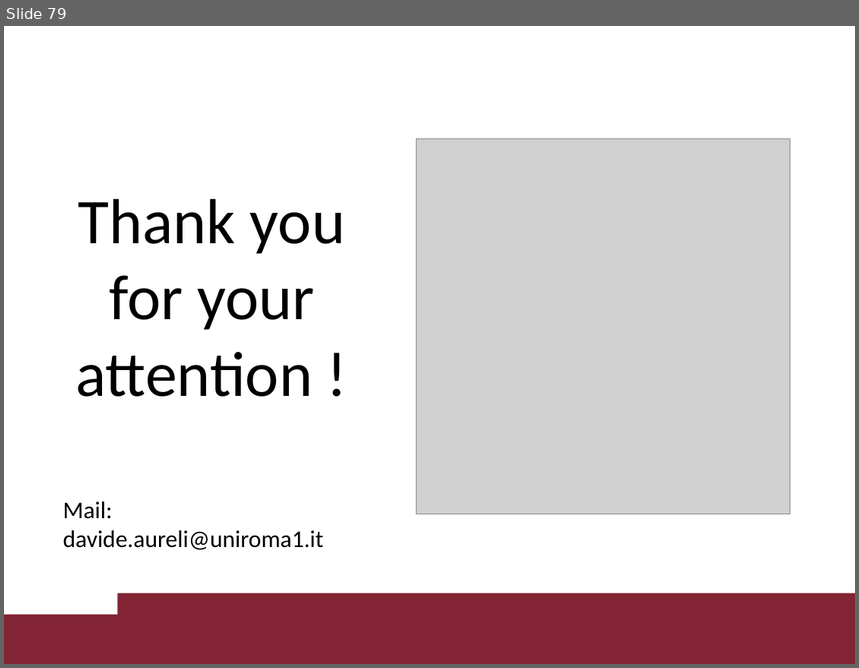
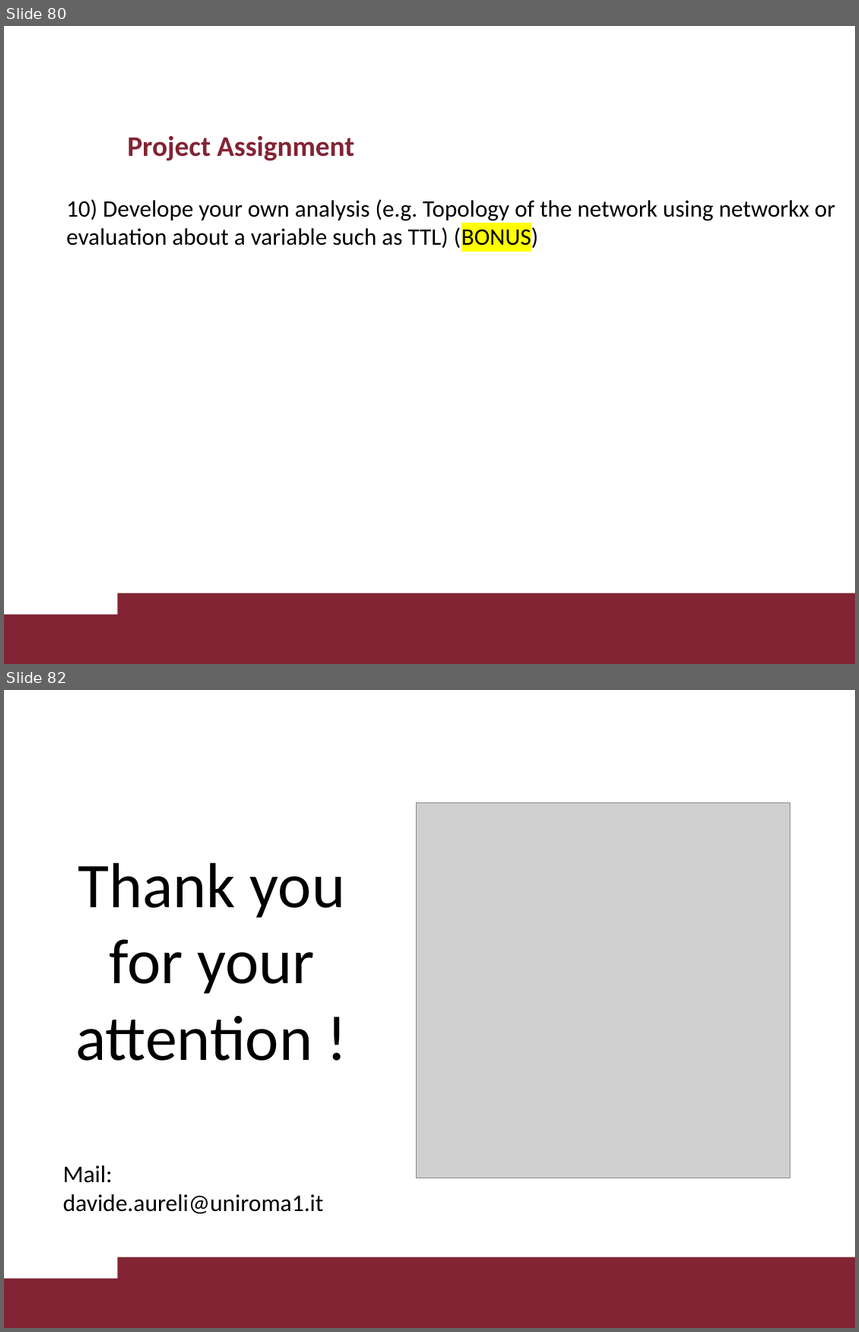
Before and after one commit to davaureli/NBD_LabSession, a slide deck: Lectures Complete/Lectures Complete.pptx. Shown one above the other, each under a label of ours: slide 79 before the commit, slides 80 and 82 after it; the slides between them are not shown. The pictures are 859x668 and 859x1332 pixels, drawn with LibreOffice and Linux fonts; fonts in the diff are those of the drawing; grey boxes stand for pictures; background and template pictures are left out. Boxes give left, top, right and bottom in pixels: in the first picture for what was removed or moved away, otherwise in the second. Text is boxed around its words. In the diff, an @@ line names an element or a change of style, - is before the commit and + after.

```diff
--- a/Lectures Complete/Lectures Complete.pptx
+++ b/Lectures Complete/Lectures Complete.pptx
@@ slide 80 added at <box>4,26,855,664</box>, background #FFFFFF; not listed: 2 template elements that a slide beside it also shows @@
@@ title added at <box>127,136,354,161</box>, 24 pt, text #822433, bold @@
+Project Assignment
@@ text added at <box>66,199,835,251</box>, 20 pt, text #000000 @@
+  10) Develope your own analysis (e.g. Topology of the network using networkx or evaluation about a variable such as TTL) (BONUS)
@@ what was slide 79 is now slide 82 @@
```
Also in this commit, not shown: 3 slides changed, 2 other slides added.
